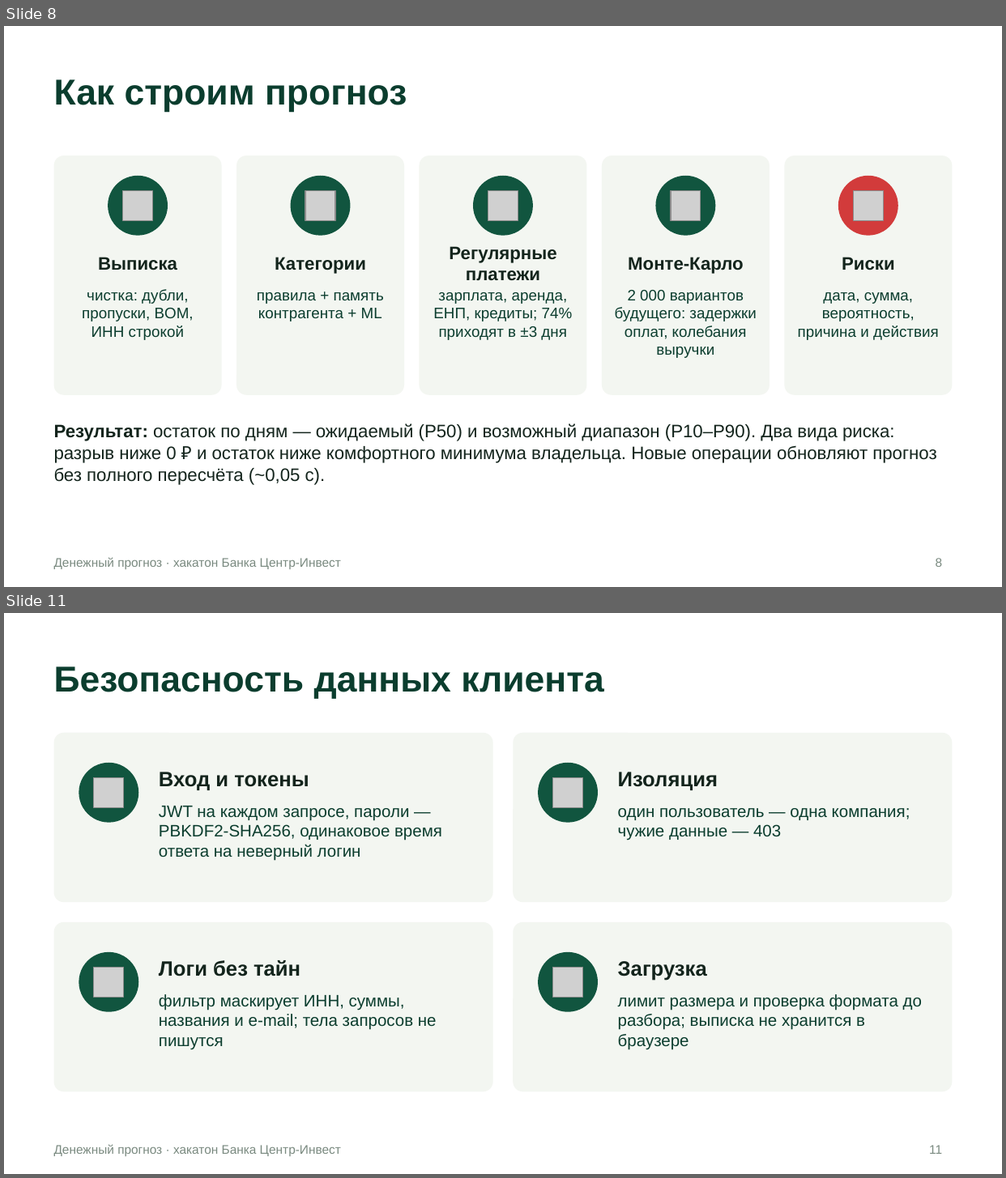
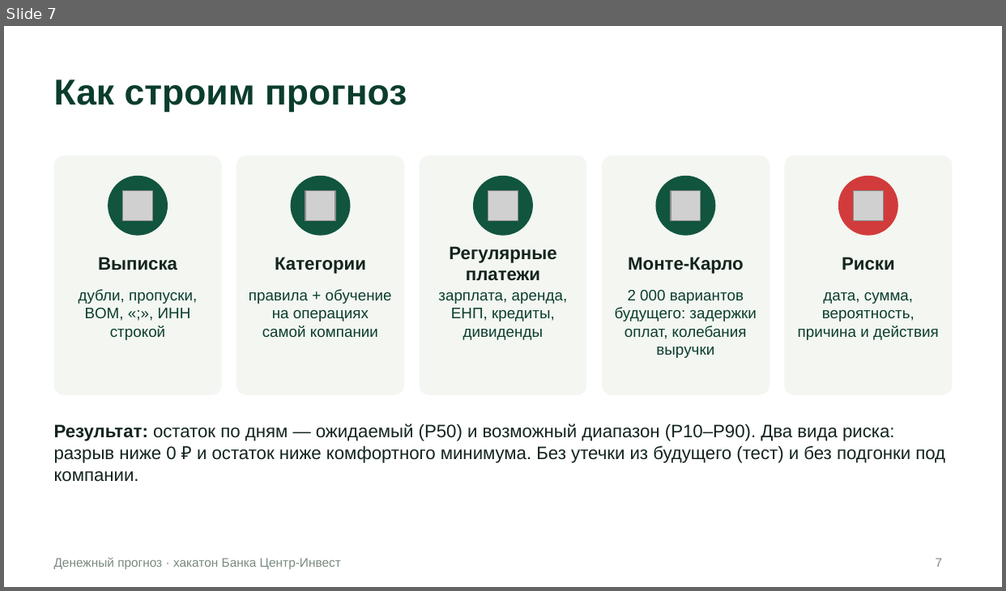
Before and after one commit to VaDex-web/cashflow, a slide deck: docs/presentation.pptx. Shown one above the other, each under a label of ours: slides 8 and 11 before the commit, slide 7 after it; the slides between them are not shown. The pictures are 1006x1178 and 1006x591 pixels, drawn with LibreOffice and Linux fonts; fonts in the diff are those of the drawing; grey boxes stand for pictures. Boxes give left, top, right and bottom in pixels: in the first picture for what was removed or moved away, otherwise in the second. Text is boxed around its words. In the diff, an @@ line names an element or a change of style, - is before the commit and + after.

```diff
--- a/docs/presentation.pptx
+++ b/docs/presentation.pptx
@@ slide 11 removed at [4, 613, 1002, 1174], background #FFFFFF; not listed: 1 template element that a slide beside it also shows @@
@@ title removed at [54, 666, 604, 699] @@
-Безопасность данных клиента
@@ rounded rectangle removed at [54, 733, 493, 902] @@
@@ rounded rectangle removed at [513, 733, 952, 902] @@
@@ ellipse removed at [79, 763, 138, 823] @@
@@ picture removed at [94, 777, 124, 807] @@
@@ text removed at [159, 772, 309, 790] @@
-Вход и токены
@@ ellipse removed at [538, 763, 598, 823] @@
@@ picture removed at [553, 777, 583, 807] @@
@@ text removed at [618, 772, 718, 790] @@
-Изоляция
@@ text removed at [159, 806, 442, 861] @@
-JWT на каждом запросе, пароли — PBKDF2-SHA256, одинаковое время ответа на неверный логин
@@ text removed at [618, 808, 910, 841] @@
-один пользователь — одна компания; чужие данные — 403
@@ rounded rectangle removed at [54, 922, 493, 1092] @@
@@ rounded rectangle removed at [513, 922, 952, 1092] @@
@@ ellipse removed at [79, 952, 138, 1012] @@
@@ ellipse removed at [538, 952, 598, 1012] @@
@@ picture removed at [94, 967, 124, 997] @@
@@ text removed at [159, 960, 300, 977] @@
-Логи без тайн
@@ picture removed at [553, 967, 583, 997] @@
@@ text removed at [618, 961, 707, 981] @@
-Загрузка
@@ text removed at [159, 995, 437, 1050] @@
-фильтр маскирует ИНН, суммы, названия и e-mail; тела запросов не пишутся
@@ text removed at [618, 995, 922, 1050] @@
-лимит размера и проверка формата до разбора; выписка не хранится в браузере
@@ page number removed at [929, 1145, 942, 1154] @@
-11
@@ what was slide 8 is now slide 7 @@
@@ slide 7 changed as well @@
@@ text at [79, 289, 197, 340]: text changed @@
-чистка: дубли, пропуски, BOM, ИНН строкой
+дубли, пропуски, BOM, «;», ИНН строкой
@@ text at [249, 289, 392, 337]: text changed @@
-правила + память контрагента + ML
+правила + обучение на операциях самой компании
@@ text at [438, 292, 568, 340]: text changed @@
-зарплата, аренда, ЕНП, кредиты; 74% приходят в ±3 дня
+зарплата, аренда, ЕНП, кредиты, дивиденды
@@ text at [54, 424, 945, 482]: text changed @@
-Результат: остаток по дням — ожидаемый (P50) и возможный диапазон (P10–P90). Два вида риска: разрыв ниже 0 ₽ и остаток ниже комфортного минимума владельца. Новые операции обновляют прогноз без полного пересчёта (~0,05 с).
+Результат: остаток по дням — ожидаемый (P50) и возможный диапазон (P10–P90). Два вида риска: разрыв ниже 0 ₽ и остаток ниже комфортного минимума. Без утечки из будущего (тест) и без подгонки под компании.
@@ page number at [936, 558, 943, 567]: text changed @@
-8
+7
```
Also in this commit, not shown: 6 other slides changed, 4 slides added, 5 other slides removed, 23 other files.
